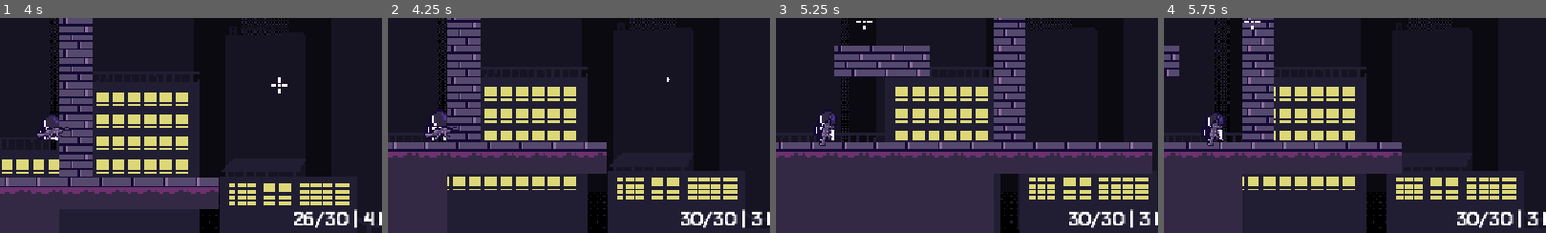
Above: before the commit, frames 1-4 (left to right).
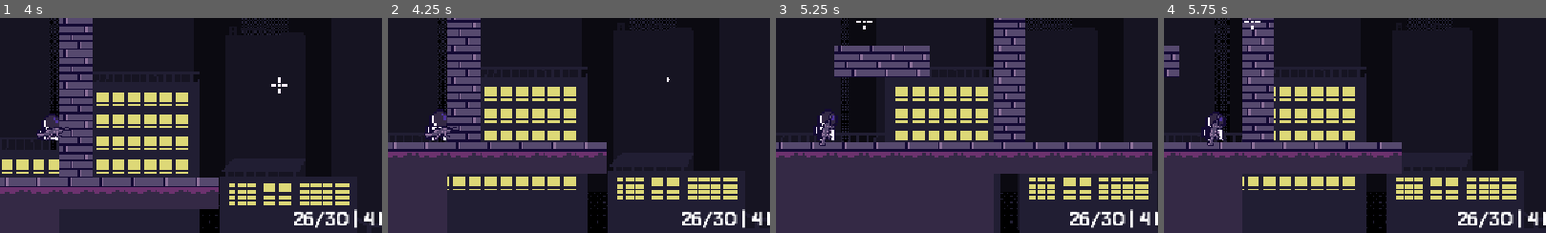
Above: after the commit, the same moments.

Repository: kyteidev/rogueshot
Game: Godot game, scene res://scenes/game_debug.tscn
Two runs of this game, one before a commit and one after it. Both use one fixed random seed, a clock stepped at 60 frames per second and the inputs below.
Inputs (mouse positions are % of the whole screen's width and height, from its top left):
- Up to frame 1 (4 s): tap Enter at 0.5 s; move the mouse to (72, 45) at 0.52 s; hold D (player_right) 0.53-2.03 s; tap E (weapon_next) at 0.6, 1.55, 2.85 s; tap W (player_jump) at 0.77, 1.52, 3.02, 3.77 s; tap Q (weapon_previous) at 0.8, 1.35, 2.3, 3.6 s; move the mouse to (30, 55) at 1.27 s; move the mouse to (60, 28) at 2.02 s; press the mouse at (60, 28) at 2.03 s; hold A (player_left) 2.03-2.78 s; move the mouse to (45, 70) at 2.77 s; release the mouse at (45, 70) at 2.78 s; hold D (player_right) from 2.78 s (still down); move the mouse to (80, 65) at 3.52 s
- Up to frame 2 (4.25 s): keep holding D (player_right); tap R (weapon_reload) at 4.15 s
- Up to frame 3 (5.25 s): move the mouse to (20, 35) at 4.27 s; release D (player_right) at 4.28 s; hold A (player_left) 4.28-5.03 s; tap E (weapon_next) at 4.35 s; tap W (player_jump) at 4.52 s; move the mouse to (55, 50) at 5.02 s; hold D (player_right) from 5.03 s (still down); tap Q (weapon_previous) at 5.1 s
- Up to frame 4 (5.75 s): keep holding D (player_right)
The pictures show only the part of the screen within x 44-94%, y 49-99%; the shares and areas given below are measured in that part.

Frame 1 is identical in both runs. In frame 2, 0.4% of the frame differs, in the area x 76-98%, y 89-97%; in frame 3, 0.4%; in frame 4, 0.4%.

Commit message:
only reload ammo after reload animation finishes

Diff:
--- a/scripts/crosshair.gd
+++ b/scripts/crosshair.gd
@@ -23,11 +23,6 @@
 	cursor.position = get_viewport().get_mouse_position()
 
 
-func _input(_event: InputEvent) -> void:
-	if Input.is_action_just_pressed("weapon_reload"):
-		start_reload() # temporary
-
-
 func start_reload() -> void:
 	# prevent duplicate reloads
 	if tween and tween.is_running():
@@ -50,6 +45,7 @@
 		# KEEP INSIDE IF STATEMENT
 		_finish_reload()
 
+
 func _set_ring(tick: float) -> void:
 	ring.value = tick * STEPS
 
--- a/scripts/state_manager.gd
+++ b/scripts/state_manager.gd
@@ -1,4 +1,5 @@
 extends Node
+
 
 var ammo: int = 0
 var max_ammo: int = 0
--- a/scripts/weapon.gd
+++ b/scripts/weapon.gd
@@ -72,6 +72,7 @@
 	sm.max_ammo = max_ammo
 	sm.mags = mags
 
+
 func _ready() -> void:
 	weapons = get_children()
 	weapons.pop_front() # first element is the timer
@@ -141,13 +142,23 @@
 	if fire_rate == 0.0 and Input.is_action_just_released("player_shoot"):
 		can_fire = true
 
-	if Input.is_action_just_pressed("weapon_reload") and mags > 0 and ammo != max_ammo:
-		ammo = max_ammo
-		mags -= 1
-		sync_state()
-
-
-func equip_weapon(index: int):
+	if Input.is_action_just_pressed("weapon_reload"):
+		reload_weapon()
+
+
+func reload_weapon() -> void:
+	if mags > 0 and ammo != max_ammo:
+		crosshair.start_reload()
+		crosshair.tween.finished.connect(_finish_reload)
+
+
+func _finish_reload() -> void:
+	ammo = max_ammo
+	mags -= 1
+	sync_state()
+
+
+func equip_weapon(index: int) -> void:
 	# save weapon stats before switching
 	if current_weapon != null:
 		current_weapon.position = weapon_rest_pos
